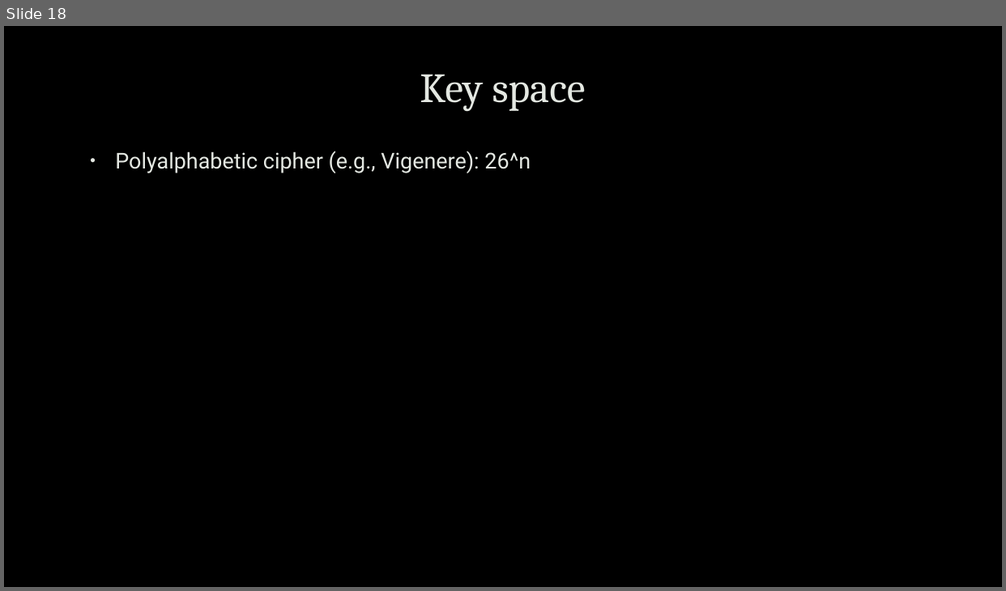
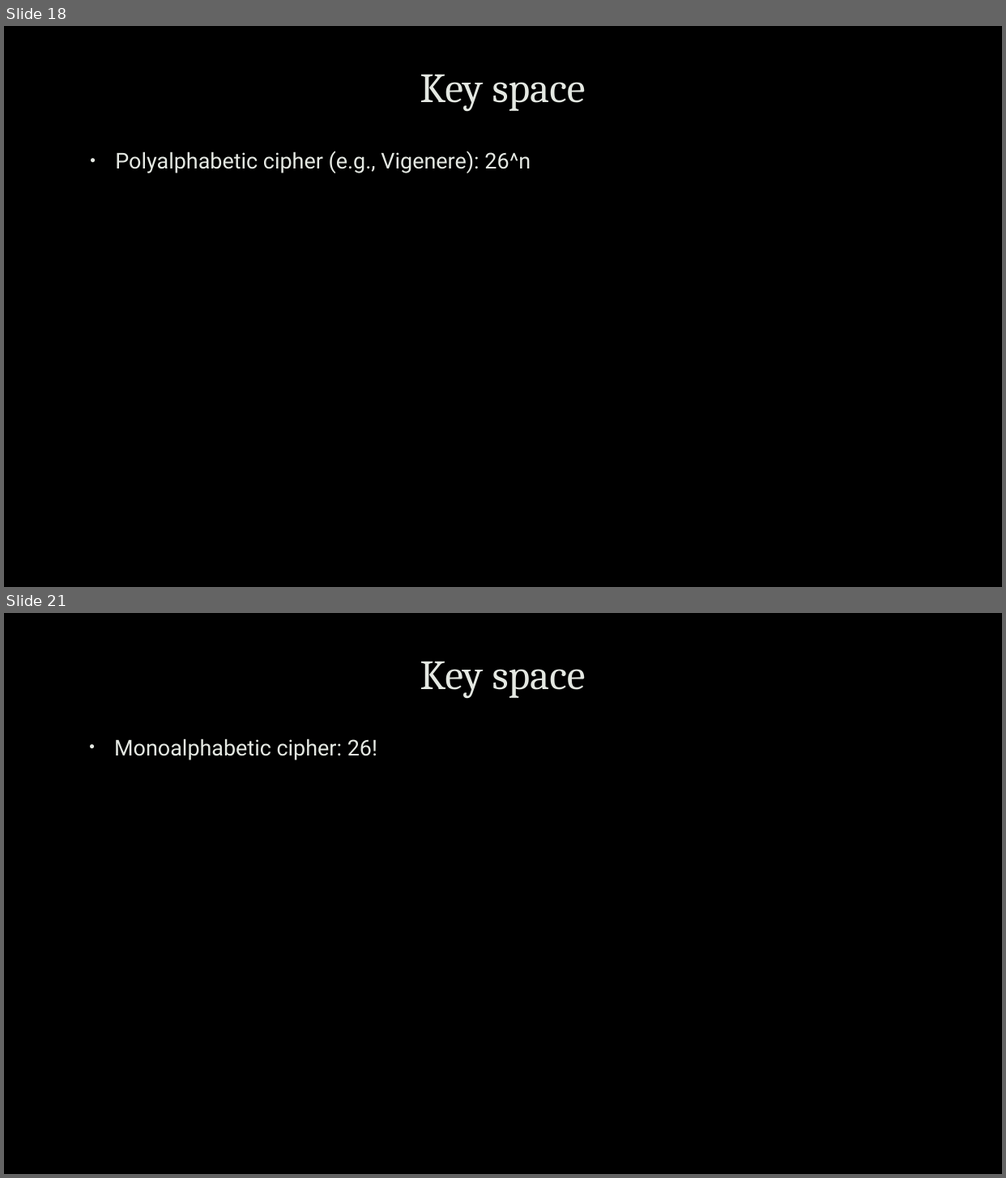
Before and after one commit to uwacyber/cits1003, a slide deck: cits1003-lecture_slides/CITS1003-2 Cryptography-exercises.pptx. Shown one above the other, each under a label of ours: slide 18 before the commit, slides 18 and 21 after it; the slides between them are not shown. The pictures are 1006x591 and 1006x1178 pixels, drawn with LibreOffice and Linux fonts; fonts in the diff are those of the drawing; background and template pictures are left out. Boxes give left, top, right and bottom in pixels: in the first picture for what was removed or moved away, otherwise in the second. Text is boxed around its words. In the diff, an @@ line names an element or a change of style, - is before the commit and + after.

```diff
--- a/cits1003-lecture_slides/CITS1003-2 Cryptography-exercises.pptx
+++ b/cits1003-lecture_slides/CITS1003-2 Cryptography-exercises.pptx
@@ slide 21 added at [4,613,1002,1174], background picture (left out) @@
@@ title added at [420,661,586,699], 40 pt, text #E4E8E2 @@
+Key space
@@ text added at [114,739,377,760], 21 pt, text #E4E8E2 @@
+• Monoalphabetic cipher: 26!
```
Also in this commit, not shown: 4 slides changed, 5 other slides added.
